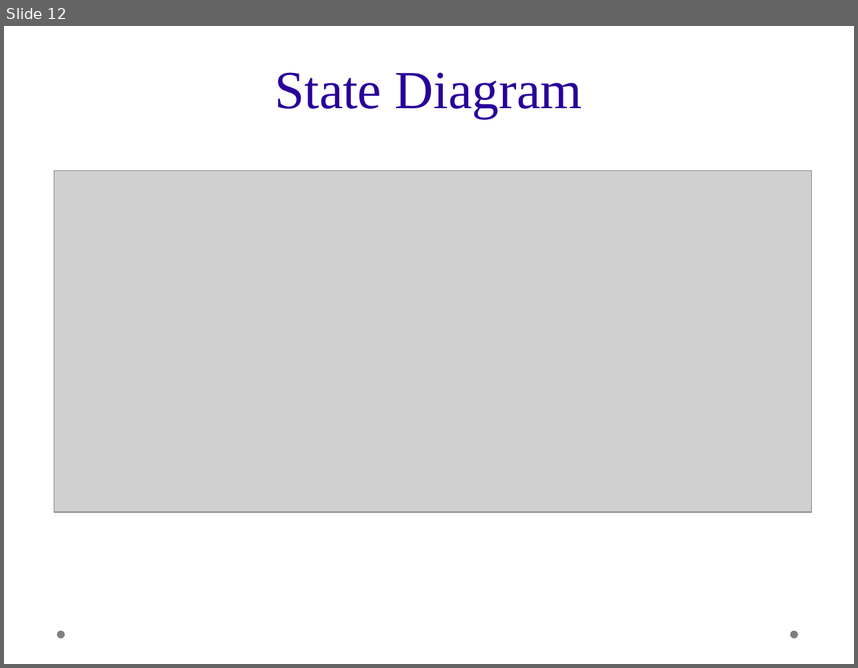
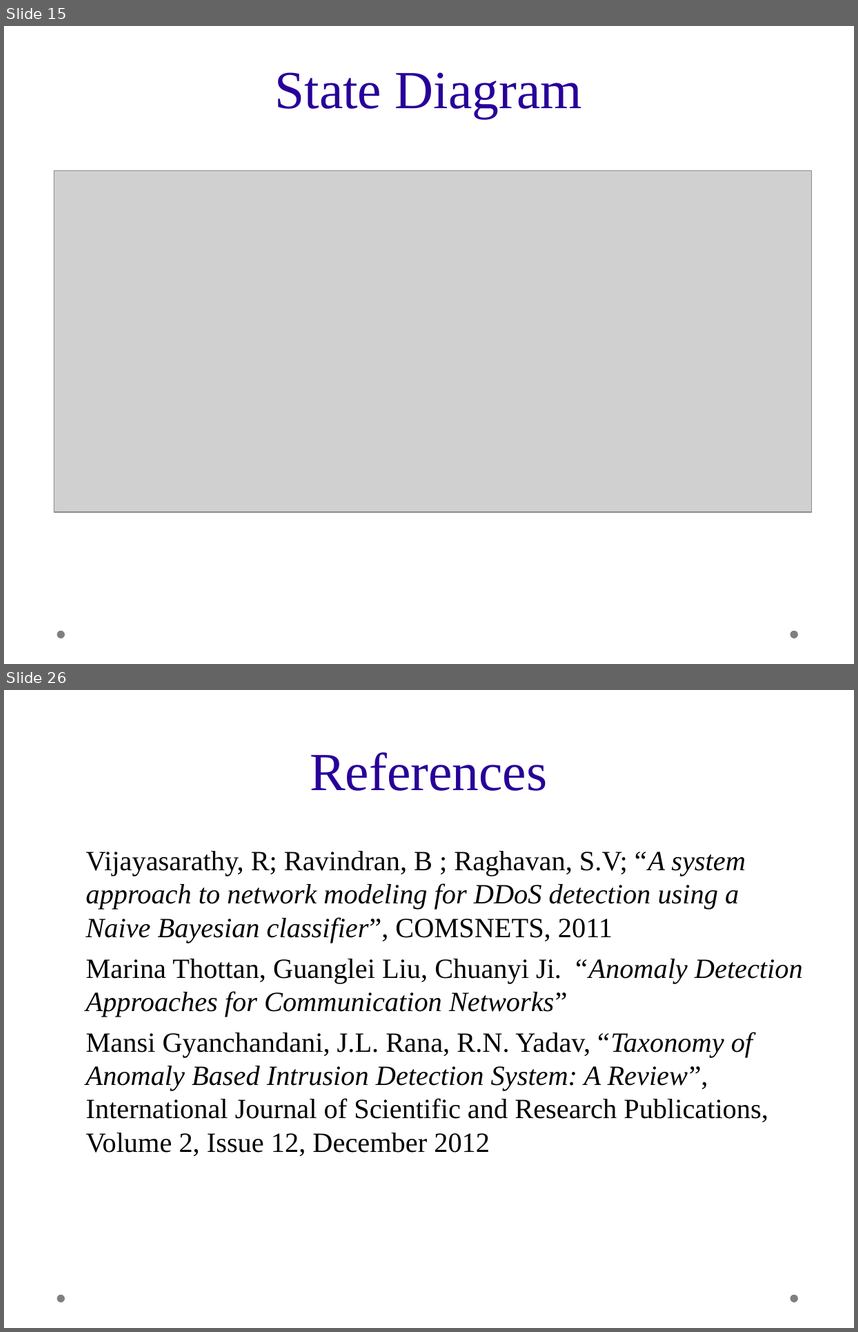
Before and after one commit to mahidharc/drdo.ids, a slide deck: presentation.odp. Shown one above the other, each under a label of ours: slide 12 before the commit, slides 15 and 26 after it; the slides between them are not shown. The pictures are 858x668 and 858x1332 pixels, drawn with LibreOffice and Linux fonts; fonts in the diff are those of the drawing; grey boxes stand for pictures; background and template pictures are left out. Boxes give left, top, right and bottom in pixels: in the first picture for what was removed or moved away, otherwise in the second. Text is boxed around its words. In the diff, an @@ line names an element or a change of style, - is before the commit and + after.

```diff
--- a/presentation.odp
+++ b/presentation.odp
@@ slide 26 added at bbox=[4, 690, 854, 1328], background picture (left out); not listed: 2 template elements that a slide beside it also shows @@
@@ title added at bbox=[310, 752, 547, 791], 50 pt, text #280099 @@
+References
@@ text added at bbox=[86, 851, 803, 1156], 26 pt, text #000000 @@
+◆ Vijayasarathy, R; Ravindran, B ; Raghavan, S.V; “A system approach to network modeling for DDoS detection using a Naive Bayesian classifier”, COMSNETS, 2011
+◆ Marina Thottan, Guanglei Liu, Chuanyi Ji. “Anomaly Detection Approaches for Communication Networks”
+◆ Mansi Gyanchandani, J.L. Rana, R.N. Yadav, “Taxonomy of Anomaly Based Intrusion Detection System: A Review”, International Journal of Scientific and Research Publications, Volume 2, Issue 12, December 2012
@@ what was slide 12 is now slide 15 @@
```
Also in this commit, not shown: 4 slides changed, 16 other slides added, 3 slides removed.
